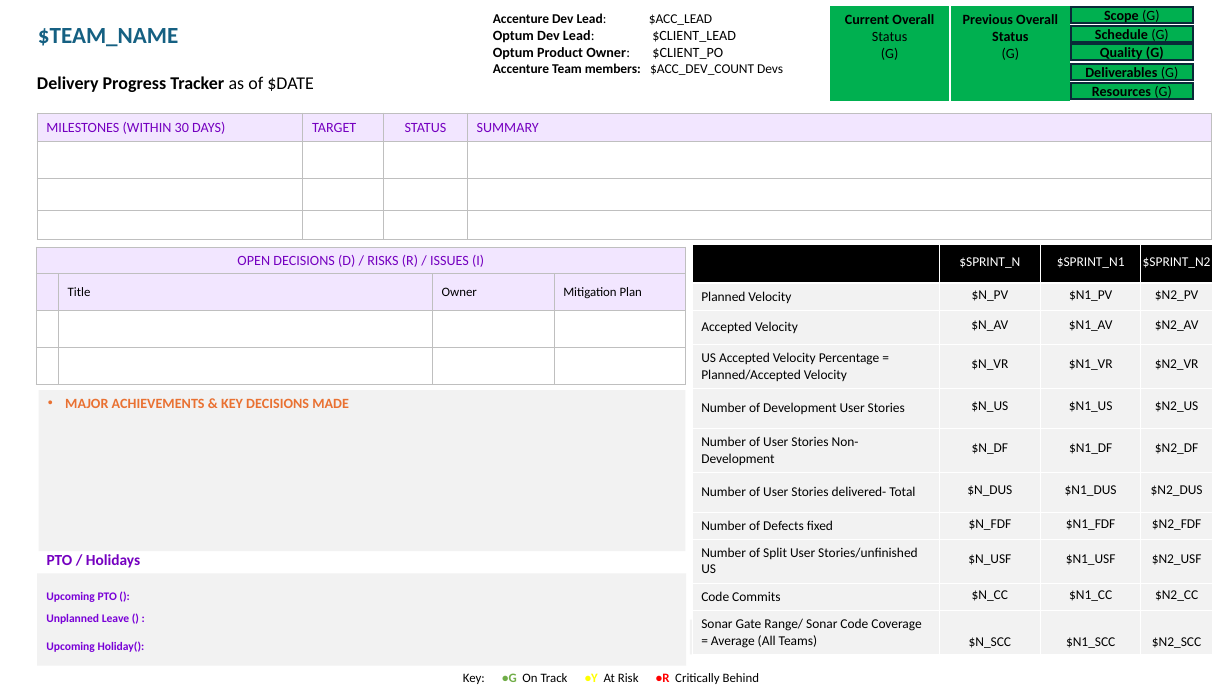
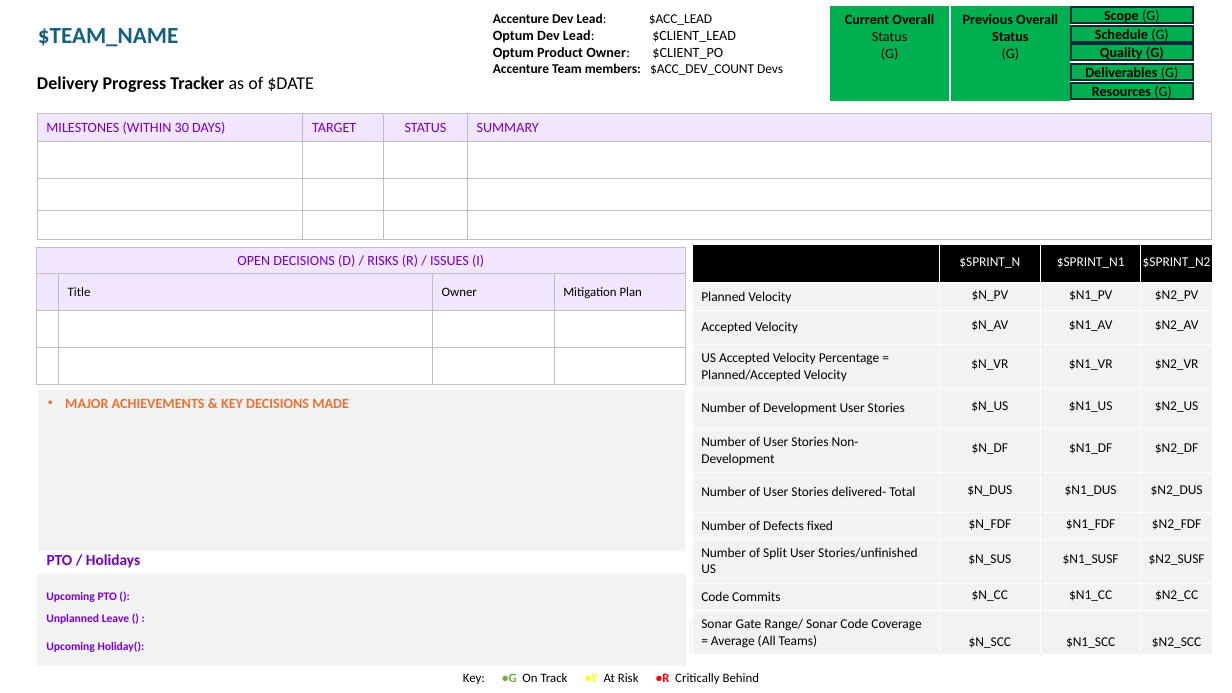
Before and after one commit to Dipmalya/WSRAutomator, a slide deck: slide 1 of WSR-Template.pptx. Drawn at 1232x693 pixels with LibreOffice and Linux fonts; fonts in the diff are those of the drawing. Boxes give left, top, right and bottom in pixels: in the first picture for what was removed or moved away, otherwise in the second. Text is boxed around its words. In the diff, an @@ line names an element or a change of style, - is before the commit and + after.

```diff
--- a/WSR-Template.pptx
+++ b/WSR-Template.pptx
@@ table at box(692, 245, 1213, 655) @@
-row 9: Number of Split User Stories/unfinished US | $N_USF | $N1_USF | $N2_USF
+row 9: Number of Split User Stories/unfinished US | $N_SUS | $N1_SUSF | $N2_SUSF
```
Also in this commit, not shown: 3 other files.
